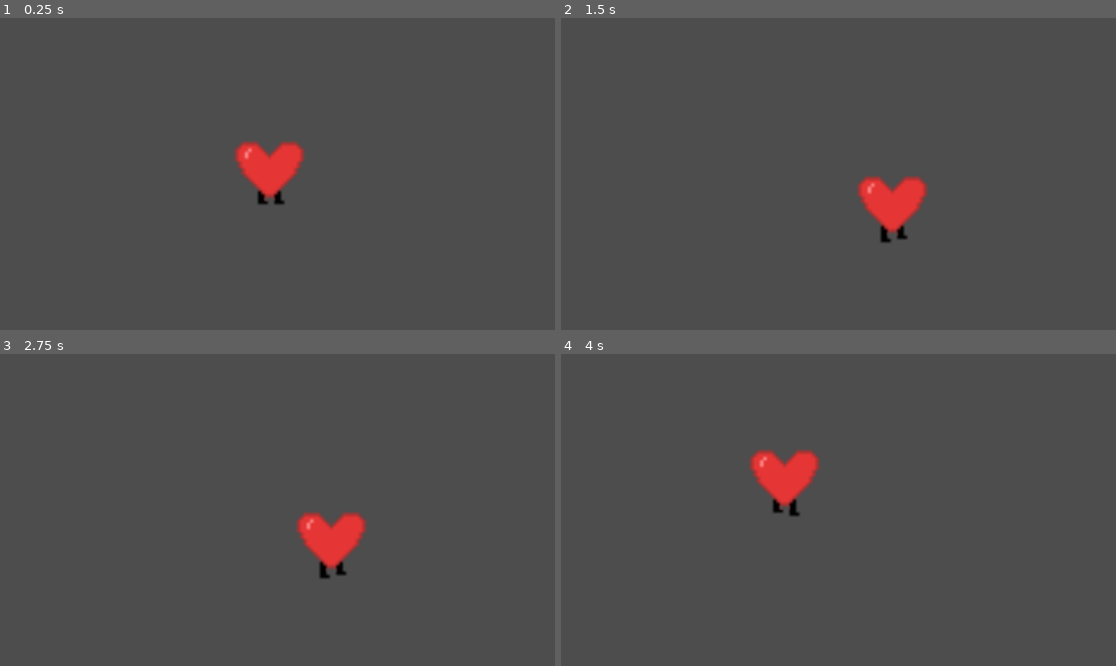
Above: before the commit, frames 1-4 (two rows, left to right).
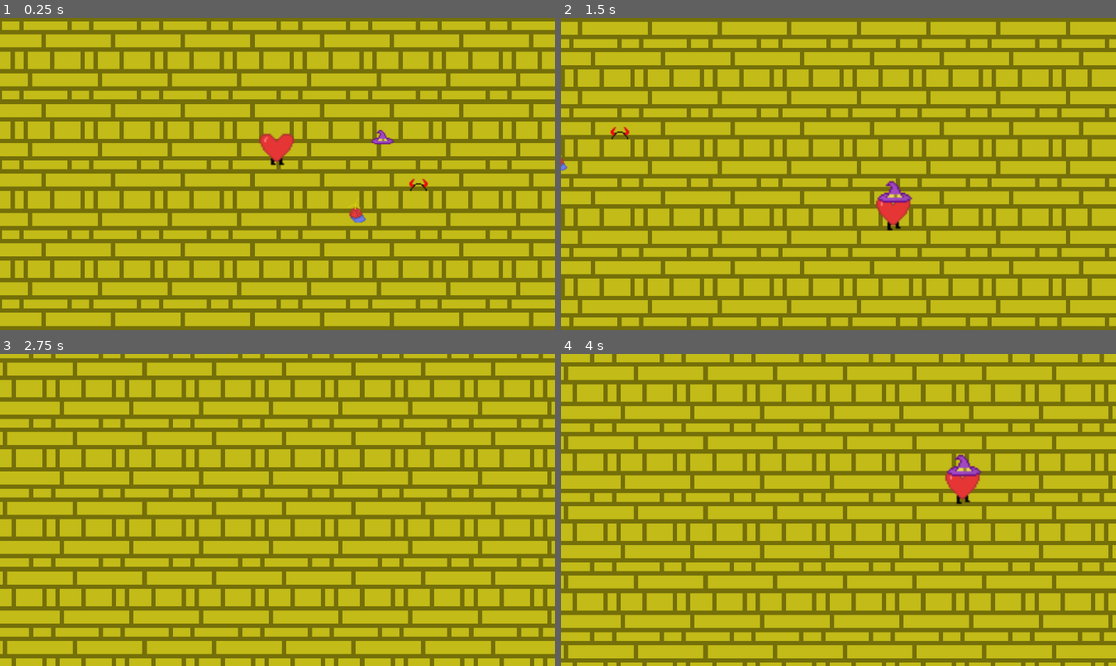
Above: after the commit, the same moments.

Repository: Lauromine/transjam2024
Game: Godot game, scene res://scenes/main.tscn
Two runs of this game, one before a commit and one after it. Both use one fixed random seed, a clock stepped at 60 frames per second and the inputs below. Before the commit the project starts from res://scenes/player.tscn.
Inputs:
- Up to frame 1 (0.25 s): no input
- Up to frame 2 (1.5 s): hold Right (player_right) 0.53-1.28 s; hold Space (use_power, bound only after the commit) 0.53-1.28 s; tap E (change_hat, bound only after the commit) at 0.6 s; hold Down (player_down) from 1.28 s (still down); tap Space (use_power, bound only after the commit) at 1.35 s
- Up to frame 3 (2.75 s): tap E (change_hat, bound only after the commit) at 1.55, 2.1 s; release Down (player_down) at 2.03 s; hold Right (player_right) from 2.03 s (still down); hold Space (use_power, bound only after the commit) from 2.03 s (still down)
- Up to frame 4 (4 s): release Right (player_right) at 2.78 s; release Space (use_power, bound only after the commit) at 2.78 s; hold Up (player_up) 2.78-3.53 s; tap Space (use_power, bound only after the commit) at 2.85 s; tap E (change_hat, bound only after the commit) at 3.05, 3.6 s; hold Left (player_left) from 3.53 s (still down); hold Space (use_power, bound only after the commit) from 3.53 s (still down)

The runs differ from the first frame. In frame 1, 100% of the frame differs, in the area x 0-100%, y 0-100%; in frame 2, 100%; in frame 3, 100%; in frame 4, 100%.

Commit message:
Added ability to pickup hats and change, press E

Diff:
--- a/project.godot
+++ b/project.godot
@@ -11,7 +11,7 @@
 [application]
 
 config/name="TransJam2024"
-run/main_scene="res://scenes/player.tscn"
+run/main_scene="res://scenes/main.tscn"
 config/features=PackedStringArray("4.3", "Forward Plus")
 config/icon="res://icon.svg"
 
@@ -45,3 +45,20 @@
 , Object(InputEventKey,"resource_local_to_scene":false,"resource_name":"","device":-1,"window_id":0,"alt_pressed":false …(183 unchanged characters)…
 ]
 }
+use_power={
+"deadzone": 0.5,
+"events": [Object(InputEventKey,"resource_local_to_scene":false,"resource_name":"","device":-1,"window_id":0,"alt_pressed":false,"shift_pressed":false,"ctrl_pressed":false,"meta_pressed":false,"pressed":false,"keycode":0,"physical_keycode":32,"key_label":0,"unicode":32,"location":0,"echo":false,"script":null)
+]
+}
+change_hat={
+"deadzone": 0.5,
+"events": [Object(InputEventKey,"resource_local_to_scene":false,"resource_name":"","device":-1,"window_id":0,"alt_pressed":false,"shift_pressed":false,"ctrl_pressed":false,"meta_pressed":false,"pressed":false,"keycode":0,"physical_keycode":69,"key_label":0,"unicode":101,"location":0,"echo":false,"script":null)
+]
+}
+
+[layer_names]
+
+2d_physics/layer_1="player"
+2d_physics/layer_2="pickup"
+2d_physics/layer_3="enemy"
+2d_physics/layer_4="wall"
--- /dev/null
+++ b/scenes/hat.gd
@@ -0,0 +1,15 @@
+extends Area2D
+class_name Hat
+
+@export var hat_type = "MAGICIAN"
+# Called when the node enters the scene tree for the first time.
+func _ready() -> void:
+	var sprites = $Sprites
+	for sprite_child in sprites.get_children():
+		if sprite_child.name != hat_type :
+			(sprite_child as Sprite2D).visible = false
+	pass # Replace with function body.
+
+# Called every frame. 'delta' is the elapsed time since the previous frame.
+func _process(delta: float) -> void:
+	pass
--- /dev/null
+++ b/scenes/hat.tscn
@@ -0,0 +1,30 @@
+[gd_scene load_steps=4 format=3 uid="uid://gh4e1djagacl"]
+
+[ext_resource type="Script" path="res://scenes/hat.gd" id="1_8rfak"]
+[ext_resource type="Texture2D" uid="uid://cfhhf0a4qxjrn" path="res://assets/sprites/chapeaux.png" id="1_pgwug"]
+
+[sub_resource type="RectangleShape2D" id="RectangleShape2D_1tmvd"]
+
+[node name="Hat" type="Area2D"]
+collision_layer = 2
+script = ExtResource("1_8rfak")
+
+[node name="CollisionShape2D" type="CollisionShape2D" parent="."]
+shape = SubResource("RectangleShape2D_1tmvd")
+
+[node name="Sprites" type="Node2D" parent="."]
+
+[node name="TIMMY" type="Sprite2D" parent="Sprites"]
+texture = ExtResource("1_pgwug")
+region_enabled = true
+region_rect = Rect2(32, 0, 32, 24)
+
+[node name="DEMON" type="Sprite2D" parent="Sprites"]
+texture = ExtResource("1_pgwug")
+region_enabled = true
+region_rect = Rect2(64, 0, 32, 24)
+
+[node name="MAGICIAN" type="Sprite2D" parent="Sprites"]
+texture = ExtResource("1_pgwug")
+region_enabled = true
+region_rect = Rect2(0, 0, 32, 24)
--- a/scenes/main.tscn
+++ b/scenes/main.tscn
@@ -1,7 +1,9 @@
-[gd_scene load_steps=5 format=3 uid="uid://ckp11cdg8i5op"]
+[gd_scene load_steps=7 format=3 uid="uid://ckp11cdg8i5op"]
 
 [ext_resource type="PackedScene" uid="uid://b2jvbk83sgp6k" path="res://scenes/player.tscn" id="1_guk67"]
 [ext_resource type="Texture2D" uid="uid://dd6vhhulexsvh" path="res://assets/YellowFloor.png" id="1_lyyyx"]
+[ext_resource type="PackedScene" uid="uid://gh4e1djagacl" path="res://scenes/hat.tscn" id="3_ebp7k"]
+[ext_resource type="AudioStream" uid="uid://b0xkqv34ky1f7" path="res://assets/sound/music/music game.ogg" id="4_k5521"]
 
 [sub_resource type="TileSetAtlasSource" id="TileSetAtlasSource_8invs"]
 texture = ExtResource("1_lyyyx")
@@ -23,3 +25,17 @@
 [node name="Player" parent="." instance=ExtResource("1_guk67")]
 position = Vector2(561, 119)
 scale = Vector2(0.5, 0.5)
+
+[node name="Hat" parent="." instance=ExtResource("3_ebp7k")]
+position = Vector2(658, 108)
+
+[node name="AudioStreamPlayer2D" type="AudioStreamPlayer2D" parent="."]
+stream = ExtResource("4_k5521")
+
+[node name="DemonHat" parent="." instance=ExtResource("3_ebp7k")]
+position = Vector2(690, 153)
+hat_type = "DEMON"
+
+[node name="TimmyHat" parent="." instance=ExtResource("3_ebp7k")]
+position = Vector2(633, 177)
+hat_type = "TIMMY"
--- a/scenes/player.gd
+++ b/scenes/player.gd
@@ -1,9 +1,38 @@
 extends CharacterBody2D
+class_name Player
 
 @export var speed: float = 100.0
+var current_hat_state:HAT_STATE = HAT_STATE.DEFAULT
+var hats:Array[HAT_STATE] = []
+
+enum STATES {
+	STAY,
+	CONTROLLED
+}
+
+enum HAT_STATE {
+	DEFAULT,
+	MAGICIAN,
+	DEMON,
+	TIMMY
+}
+
+var state: STATES = STATES.CONTROLLED
+
+func _init() -> void:
+	state = STATES.CONTROLLED
 
 func _physics_process(delta: float) -> void:
-	playerMovement(delta)
+	if state == STATES.CONTROLLED:
+		playerMovement(delta)
+	elif state == STATES.STAY:
+		stay(delta)
+
+	if Input.is_action_pressed("use_power"):
+		usePower()
+
+	if Input.is_action_just_pressed("change_hat"):
+		changeHat()
 
 func playerMovement(delta: float) :
 	velocity = Vector2.ZERO
@@ -12,19 +41,54 @@
 		velocity = Vector2.DOWN
 	elif Input.is_action_pressed("player_up"):
 		velocity = Vector2.UP
-		anim.play("default_walk")
 	if Input.is_action_pressed("player_left"):
 		velocity = Vector2.LEFT
-		anim.play("default_walk")
 	elif Input.is_action_pressed("player_right"):
 		velocity = Vector2.RIGHT
-		anim.play("default_walk")
 
 	velocity = velocity.normalized()
 	velocity = velocity * speed * delta
 
 	if (velocity == Vector2.ZERO):
-		anim.play("default_idle")
+		anim.play(HAT_STATE.keys()[current_hat_state] + "_IDLE")
+	else:
+		anim.play(HAT_STATE.keys()[current_hat_state] + "_WALK")
 
 	position += velocity
 	move_and_slide()
+
+func usePower():
+	if current_hat_state == HAT_STATE.MAGICIAN:
+		doMagicianPower()
+	pass
+
+func stay(delta):
+	pass
+
+func doMagicianPower():
+	pass
+
+func changeHat():
+	if len(hats) == 0:
+		return
+
+	var hatIndex = hats.find(current_hat_state)
+	hatIndex += 1
+	if hatIndex >= len(hats):
+		hatIndex = 0
+
+	current_hat_state = hats[hatIndex]
+
+
+func setModeControlled():
+	state = STATES.CONTROLLED
+	$Camera2D.make_current()
+
+func _on_area_2d_area_entered(area: Area2D) -> void:
+	if area is Hat :
+		var pickedup_hat = area as Hat
+		hats.append(HAT_STATE[pickedup_hat.hat_type])
+		current_hat_state = HAT_STATE[pickedup_hat.hat_type]
+		area.queue_free()
+
+	print(len(hats))
--- a/scenes/player.tscn
+++ b/scenes/player.tscn
@@ -22,6 +22,54 @@
 atlas = ExtResource("2_dr4ti")
 region = Rect2(96, 0, 32, 32)
 
+[sub_resource type="AtlasTexture" id="AtlasTexture_cwk4k"]
+atlas = ExtResource("2_dr4ti")
+region = Rect2(0, 96, 32, 32)
+
+[sub_resource type="AtlasTexture" id="AtlasTexture_k3b52"]
+atlas = ExtResource("2_dr4ti")
+region = Rect2(32, 96, 32, 32)
+
+[sub_resource type="AtlasTexture" id="AtlasTexture_i5kpg"]
+atlas = ExtResource("2_dr4ti")
+region = Rect2(64, 96, 32, 32)
+
+[sub_resource type="AtlasTexture" id="AtlasTexture_wk6d4"]
+atlas = ExtResource("2_dr4ti")
+region = Rect2(96, 96, 32, 32)
+
+[sub_resource type="AtlasTexture" id="AtlasTexture_whoe6"]
+atlas = ExtResource("2_dr4ti")
+region = Rect2(0, 32, 32, 32)
+
+[sub_resource type="AtlasTexture" id="AtlasTexture_id1wn"]
+atlas = ExtResource("2_dr4ti")
+region = Rect2(32, 32, 32, 32)
+
+[sub_resource type="AtlasTexture" id="AtlasTexture_8bg8p"]
+atlas = ExtResource("2_dr4ti")
+region = Rect2(64, 32, 32, 32)
+
+[sub_resource type="AtlasTexture" id="AtlasTexture_73hnh"]
+atlas = ExtResource("2_dr4ti")
+region = Rect2(96, 32, 32, 32)
+
+[sub_resource type="AtlasTexture" id="AtlasTexture_0r73f"]
+atlas = ExtResource("2_dr4ti")
+region = Rect2(0, 64, 32, 32)
+
+[sub_resource type="AtlasTexture" id="AtlasTexture_76du4"]
+atlas = ExtResource("2_dr4ti")
+region = Rect2(32, 64, 32, 32)
+
+[sub_resource type="AtlasTexture" id="AtlasTexture_6kckm"]
+atlas = ExtResource("2_dr4ti")
+region = Rect2(64, 64, 32, 32)
+
+[sub_resource type="AtlasTexture" id="AtlasTexture_qmfm7"]
+atlas = ExtResource("2_dr4ti")
+region = Rect2(96, 64, 32, 32)
+
 [sub_resource type="SpriteFrames" id="SpriteFrames_k4qnp"]
 animations = [{
 "frames": [{
@@ -32,8 +80,8 @@
 "texture": SubResource("AtlasTexture_r1fck")
 }],
 "loop": true,
-"name": &"default_idle",
-"speed": 5.0
+"name": &"DEFAULT_IDLE",
+"speed": 5.5
 }, {
 "frames": [{
 "duration": 1.0,
@@ -43,12 +91,81 @@
 "texture": SubResource("AtlasTexture_wrhkg")
 }],
 "loop": true,
-"name": &"default_walk",
-"speed": 5.0
+"name": &"DEFAULT_WALK",
+"speed": 5.5
+}, {
+"frames": [{
+"duration": 1.0,
+"texture": SubResource("AtlasTexture_cwk4k")
+}, {
+"duration": 1.0,
+"texture": SubResource("AtlasTexture_k3b52")
+}],
+"loop": true,
+"name": &"DEMON_IDLE",
+"speed": 5.5
+}, {
+"frames": [{
+"duration": 1.0,
+"texture": SubResource("AtlasTexture_i5kpg")
+}, {
+"duration": 1.0,
+"texture": SubResource("AtlasTexture_wk6d4")
+}],
+"loop": true,
+"name": &"DEMON_WALK",
+"speed": 5.5
+}, {
+"frames": [{
+"duration": 1.0,
+"texture": SubResource("AtlasTexture_whoe6")
+}, {
+"duration": 1.0,
+"texture": SubResource("AtlasTexture_id1wn")
+}],
+"loop": true,
+"name": &"MAGICIAN_IDLE",
+"speed": 5.5
+}, {
+"frames": [{
+"duration": 1.0,
+"texture": SubResource("AtlasTexture_8bg8p")
+}, {
+"duration": 1.0,
+"texture": SubResource("AtlasTexture_73hnh")
+}],
+"loop": true,
+"name": &"MAGICIAN_WALK",
+"speed": 5.5
+}, {
+"frames": [{
+"duration": 1.0,
+"texture": SubResource("AtlasTexture_0r73f")
+}, {
+"duration": 1.0,
+"texture": SubResource("AtlasTexture_76du4")
+}],
+"loop": true,
+"name": &"TIMMY_IDLE",
+"speed": 5.5
+}, {
+"frames": [{
+"duration": 1.0,
+"texture": SubResource("AtlasTexture_6kckm")
+}, {
+"duration": 1.0,
+"texture": SubResource("AtlasTexture_qmfm7")
+}],
+"loop": true,
+"name": &"TIMMY_WALK",
+"speed": 5.5
 }]
+
+[sub_resource type="RectangleShape2D" id="RectangleShape2D_jq0xs"]
 
 [node name="Player" type="CharacterBody2D"]
 position = Vector2(250, 138)
+collision_mask = 14
 script = ExtResource("1_0k4u6")
 speed = 500.0
 
@@ -70,4 +187,12 @@
 position = Vector2(0, 1)
 scale = Vector2(3, 3)
 sprite_frames = SubResource("SpriteFrames_k4qnp")
-animation = &"default_walk"
+animation = &"TIMMY_WALK"
+
+[node name="Area2D" type="Area2D" parent="."]
+collision_mask = 2
+
+[node name="CollisionShape2D" type="CollisionShape2D" parent="Area2D"]
+shape = SubResource("RectangleShape2D_jq0xs")
+
+[connection signal="area_entered" from="Area2D" to="." method="_on_area_2d_area_entered"]
Not shown, added: assets/sound/music/music game.ogg.import
Binary file added: assets/sprites/chapeaux.png
Not shown, added: assets/sprites/chapeaux.png.import
Not shown: 1 places in scenes/player.tscn that only renumber resources
Not shown, added: assets/sound/music/music game.ogg
